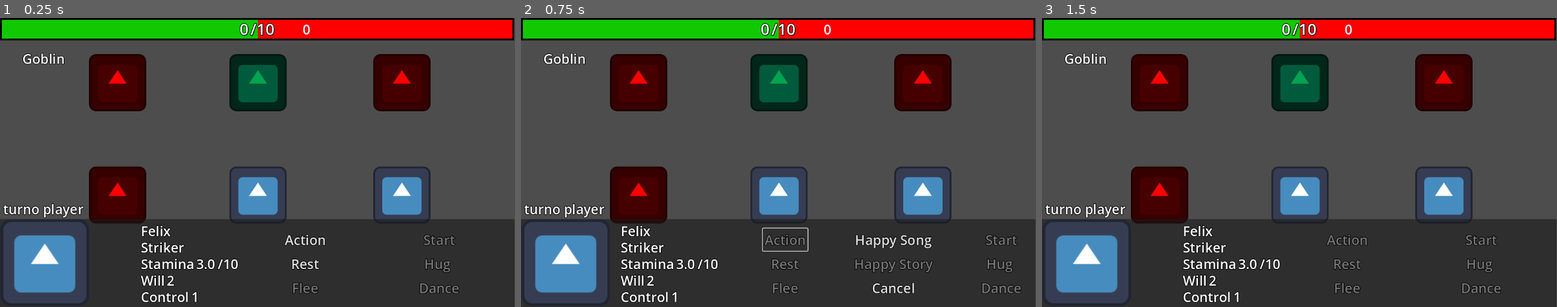
Above: before the commit, frames 1-3 (left to right).
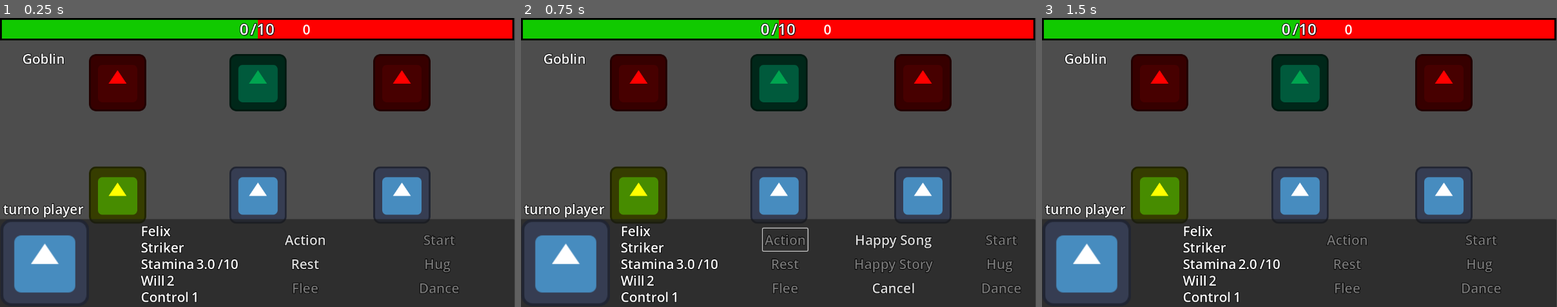
Above: after the commit, the same moments.

Repository: SamantaMancini/heaven_upsidedown
Game: Godot game, scene res://main.tscn
Same seed, same stepped clock (60 frames per second), same inputs: the game is played once before the commit and once after it. The engine's default icon, where the game draws it, is replaced by a stand-in: a white triangle on a blue panel in a dark square.
Inputs:
- Up to frame 1 (0.25 s): no input
- Up to frame 2 (0.75 s): click "Action" at 0.5 s
- Up to frame 3 (1.5 s): click "Happy Song" at 1.25 s

The runs differ from the first frame. In frame 1, 2.1% of the frame differs, in the area x 17-29%, y 51-71%; in frame 2, 2.1%; in frame 3, 2.1%, in the area x 17-40%, y 51-88%.

Commit message:
fix actions player + feedback enemies

Diff:
--- a/globals/global_events/global_event.gd
+++ b/globals/global_events/global_event.gd
@@ -5,7 +5,7 @@
 signal add_shield_enemy(shield: float)
 signal add_shield(shield: float)
 signal add_stamina(power: float)
-signal combination(combination: String, sta: float)
+signal combination(combination: String)
 signal combination_2(combo: String, sta: float)
 signal start_process
 signal update_button
--- a/main.gd
+++ b/main.gd
@@ -18,6 +18,9 @@
 @onready var start: Button = $CanvasLayer/Control/Panel/HBoxContainer/VBoxContainer4/Start
 @onready var hug: Button = $CanvasLayer/Control/Panel/HBoxContainer/VBoxContainer4/Hug
 @onready var dance: Button = $CanvasLayer/Control/Panel/HBoxContainer/VBoxContainer4/Dance
+@onready var player: Button = $CanvasLayer/Control/Player/Player
+@onready var player_2: Button = $CanvasLayer/Control/Player2/Player2
+@onready var player_3: Button = $CanvasLayer/Control/Player3/Player3
 
 @export var start_num : int = 0
 @export var combination_1 : String
@@ -26,7 +29,6 @@
 @export var enemies : Array[Enemy]
 @export var buttons_cure : Array[Button]
 
-var is_processing_skills = false
 var shields = 0
 var id_enemy = 0
 var id_player = 0
@@ -47,7 +49,7 @@
 	sta_min.text = str(players[id_player].stats.stamina)
 	will_v.text = str(players[id_player].stats.will)
 	control_v.text = str(players[id_player].stats.control)
-	players[id_player].sprite_2d.modulate = Color.RED
+	players[id_player].sprite_2d.modulate = Color.YELLOW
 	GlobalEvent.update_global_state.connect(add_points)
 	GlobalEvent.add_shield.connect(add_shield)
 	GlobalEvent.combination.connect(dance_group)
@@ -68,9 +70,10 @@
 		start_off(false)
 	if progress_bar.value <= progress_bar.min_value:
 		battle_end = true
+		panel.hide()
 	if progress_bar.value >= progress_bar.max_value:
 		battle_end = true
-	name_enemies.text = enemies[id_enemy].stats.name_char
+		panel.hide()
 	name_char.text = players[id_player].stats.name_char
 	role.text = players[id_player].stats.role
 	sta_min.text = str(players[id_player].stats.stamina)
@@ -103,12 +106,7 @@
 				button.add_theme_font_size_override("font_size", 30)
 				button.add_theme_constant_override("outline_size", 5)
 				v_box_container_3.add_child(button)
-				button.connect("pressed", Callable(self, "selected_skill").bind(skill.id, button, skill.power, skill.stamina_consumed))
-				if player_emotions.is_empty():
-					player_emotions = skill.emotion
-				else:
-					if player_emotions.find(skill.emotion) == -1:
-						player_emotions += skill.emotion
+				button.connect("pressed", Callable(self, "selected_skill").bind(skill.id, button, skill.power, skill.stamina_consumed, skill.emotion))
 				if skill.stamina_consumed > player.stats.stamina:
 					button.disabled = true
 	var delete_button = Button.new()
@@ -126,16 +124,29 @@
 		v_box_container_3.remove_child(child)
 		child.queue_free()
 
-func selected_skill(id: String, button: Button, power: float, stamina: float):
-	GlobalEvent.update_button.emit()
-	if id == "kiss":
-		selected_target(true)
+func selected_skill(id: String, button: Button, power: float, stamina: float, emotion: String):
 	var skill_info = {
 		"id": id,
-		"sta": stamina,
 		"power": power
 	}
 	skills.append(skill_info)
+	if player_emotions.is_empty():
+		player_emotions = emotion
+	else:
+		if player_emotions.find(emotion) == -1:
+			player_emotions += emotion
+	if id != "kiss":
+		players[id_player].stats.stamina -= stamina
+		GlobalEvent.update_button.emit()
+	else:
+		selected_target(true)
+
+	if id_player == 0:
+		player.disabled = true
+	elif id_player == 1:
+		player_2.disabled = true
+	else:
+		player_3.disabled = true
 	for child in v_box_container_3.get_children():
 		v_box_container_3.remove_child(child)
 		child.queue_free()
@@ -172,15 +183,17 @@
 			enemies[id_enemy].stats.stamina += 1
 			await get_tree().create_timer(2).timeout
 			if enemies[id_enemy].stats.stamina >= 3:
+				name_enemies.text = "Goblin Attack"
 				GlobalEvent.remove_global_state.emit(enemies[id_enemy].stats.actions[1].power)
 				enemies[id_enemy].stats.stamina -= enemies[id_enemy].stats.actions[1].stamina_consumed
 				id_enemy += 1
 			elif enemies[id_enemy].stats.stamina >= 1:
-				name_enemies.text = enemies[id_enemy].stats.name_char
 				GlobalEvent.remove_global_state.emit(enemies[id_enemy].stats.actions[0].power)
+				name_enemies.text = "Goblin Attack"
 				enemies[id_enemy].stats.stamina -= enemies[id_enemy].stats.actions[0].stamina_consumed
 				id_enemy += 1
 			else:
+				name_enemies.text = "Goblin Rest"
 				enemies[id_enemy].stats.stamina += 1
 				id_enemy += 1
 
@@ -190,13 +203,16 @@
 			await get_tree().create_timer(2).timeout
 			if enemies[id_enemy].stats.stamina >= 2:
 				GlobalEvent.add_shield_enemy.emit(enemies[id_enemy].stats.actions[1].power)
+				name_enemies.text = "Blobby Defence"
 				enemies[id_enemy].stats.stamina -= enemies[id_enemy].stats.actions[1].stamina_consumed
 				id_enemy += 1
 			elif enemies[id_enemy].stats.stamina >= 1:
 				GlobalEvent.remove_global_state.emit(enemies[id_enemy].stats.actions[0].power)
+				name_enemies.text = "Blobby Attack"
 				enemies[id_enemy].stats.stamina -= enemies[id_enemy].stats.actions[0].stamina_consumed
 				id_enemy += 1
 			else:
+				name_enemies.text = "Blobby Rest"
 				enemies[id_enemy].stats.stamina += 1
 				id_enemy += 1
 
@@ -204,14 +220,17 @@
 			enemies[id_enemy].stats.stamina += 1
 			await get_tree().create_timer(2).timeout
 			if enemies[id_enemy].stats.stamina >= 3:
+				name_enemies.text = "Goblin Attack"
 				GlobalEvent.remove_global_state.emit(enemies[id_enemy].stats.actions[1].power)
 				enemies[id_enemy].stats.stamina -= enemies[id_enemy].stats.actions[1].stamina_consumed
 				player_turn()
 			elif enemies[id_enemy].stats.stamina >= 1:
+				name_enemies.text = "Goblin Attack"
 				GlobalEvent.remove_global_state.emit(enemies[id_enemy].stats.actions[0].power)
 				enemies[id_enemy].stats.stamina -= enemies[id_enemy].stats.actions[0].stamina_consumed
 				player_turn()
 			else:
+				name_enemies.text = "Goblin Rest"
 				enemies[id_enemy].stats.stamina += 1
 				player_turn()
 
@@ -259,26 +278,33 @@
 	else:
 		shields -= shield
 
-func dance_group(comb: String, stamina: float):
+func dance_group(comb: String):
 	var damage = 5
 	if comb == combination_1:
 		if shields <= 0:
 			shields = 0
 		progress_bar.value += damage
 		start_num += damage
-	for player in players:
-		player.stats.stamina -= stamina
 	skills.clear()
 	selected_target(false)
+	player.disabled = false
+	player_2.disabled = false
+	player_3.disabled = false
 	for button in buttons_cure:
 		button.hide()
 
 	enemy_action_phase()
 
 func hug_group(comb: String, stamina: float):
+	player.disabled = false
+	player_2.disabled = false
+	player_3.disabled = false
 	for player in players:
 		if comb == combination_2:
-			player.stats.stamina += stamina
+			if player.stats.stamina < 10:
+				player.stats.stamina += stamina
+			else:
+				player.stats.stamina = 10
 	skills.clear()
 	selected_target(false)
 	for button in buttons_cure:
@@ -296,9 +322,7 @@
 
 func _on_dance_pressed() -> void:
 	var skill_sta = null
-	for skill in skills:
-		skill_sta = skill["sta"]
-	GlobalEvent.combination.emit(player_emotions, skill_sta)
+	GlobalEvent.combination.emit(player_emotions)
 	player_emotions = ""
 	start_off(true)
 	dance.disabled = true
@@ -322,6 +346,12 @@
 	player_counter += 1
 	rest.disabled = true
 	action.disabled = true
+	if id_player == 0:
+		player.disabled = true
+	elif id_player == 1:
+		player_2.disabled = true
+	else:
+		player_3.disabled = true
 
 
 func _on_action_pressed() -> void:
@@ -330,7 +360,7 @@
 
 func _on_player_pressed() -> void:
 	id_player = 0
-	players[0].sprite_2d.modulate = Color.RED
+	players[0].sprite_2d.modulate = Color.YELLOW
 	players[1].sprite_2d.modulate = Color.WHITE
 	players[2].sprite_2d.modulate = Color.WHITE
 	for child in v_box_container_3.get_children():
@@ -342,7 +372,7 @@
 func _on_player_2_pressed() -> void:
 	id_player = 1
 	players[0].sprite_2d.modulate = Color.WHITE
-	players[1].sprite_2d.modulate = Color.RED
+	players[1].sprite_2d.modulate = Color.YELLOW
 	players[2].sprite_2d.modulate = Color.WHITE
 	for child in v_box_container_3.get_children():
 		v_box_container_3.remove_child(child)
@@ -354,7 +384,7 @@
 	id_player = 2
 	players[0].sprite_2d.modulate = Color.WHITE
 	players[1].sprite_2d.modulate = Color.WHITE
-	players[2].sprite_2d.modulate = Color.RED
+	players[2].sprite_2d.modulate = Color.YELLOW
 	for child in v_box_container_3.get_children():
 		v_box_container_3.remove_child(child)
 		child.queue_free()
@@ -364,35 +394,45 @@
 
 func _on_cure_pressed() -> void:
 	GlobalEvent.target_cura = 0
+	player_counter += 1
+	players[2].stats.stamina -= players[2].stats.actions[0].stamina_consumed
 	for button in buttons_cure:
 		button.hide()
 	selected_target(false)
+	GlobalEvent.update_button.emit()
 	rest.disabled = true
 	action.disabled = true
 
 func _on_cure_2_pressed() -> void:
 	GlobalEvent.target_cura = 1
+	player_counter += 1
+	players[2].stats.stamina -= players[2].stats.actions[0].stamina_consumed
 	for button in buttons_cure:
 		button.hide()
 	selected_target(false)
+	GlobalEvent.update_button.emit()
 	rest.disabled = true
 	action.disabled = true
 
 func _on_cure_3_pressed() -> void:
 	GlobalEvent.target_cura = 2
+	player_counter += 1
+	players[2].stats.stamina -= players[2].stats.actions[0].stamina_consumed
 	for button in buttons_cure:
 		button.hide()
 	selected_target(false)
+	GlobalEvent.update_button.emit()
 	rest.disabled = true
 	action.disabled = true
 
 func skill_consumed():
 	var action_id = null
-	var stamina_cost = null
 	var power_value = null
+	player.disabled = false
+	player_2.disabled = false
+	player_3.disabled = false
 	for skill in skills:
 		action_id = skill["id"]
-		stamina_cost = skill["sta"]
 		power_value = skill["power"]
 
 		if action_id == "kiss":
